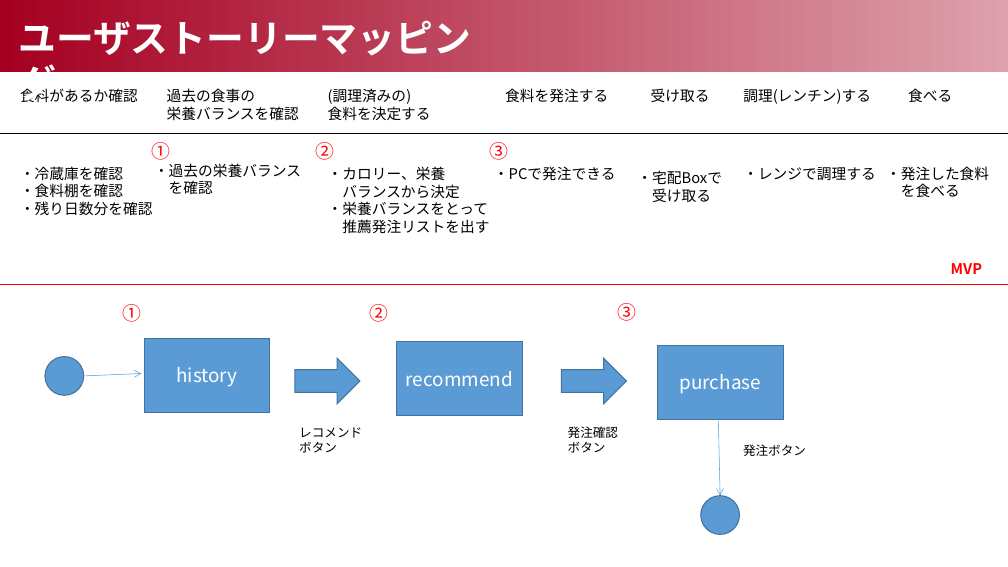
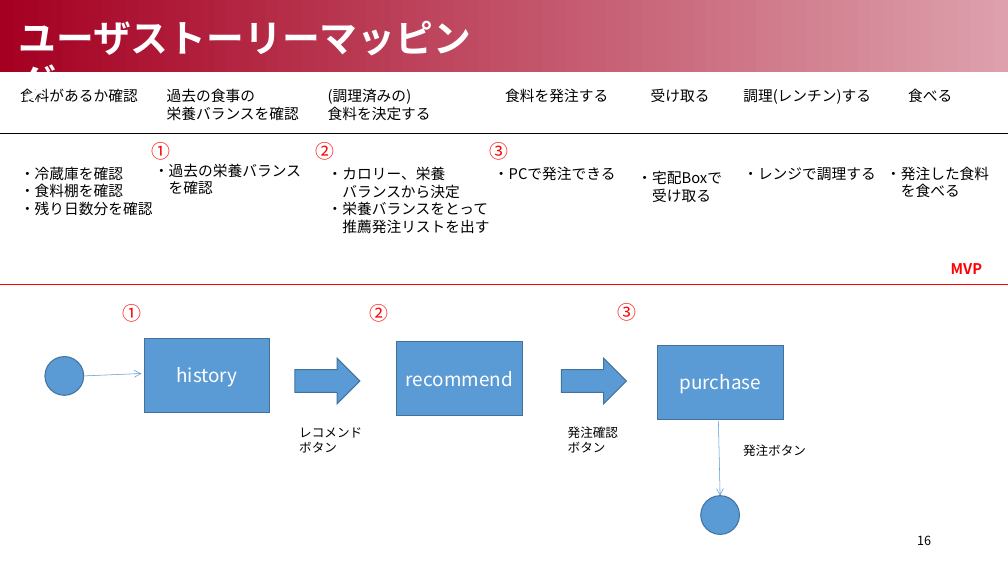
Before and after one commit to Smart-SE/sse2019-group5, a slide deck: slide 17 of spec/K1_group5_Presentation.pptx (slide 13 before the commit). Drawn at 1008x567 pixels with LibreOffice and Linux fonts; fonts in the diff are those of the drawing. Boxes give left, top, right and bottom in pixels: in the first picture for what was removed or moved away, otherwise in the second. Text is boxed around its words. In the diff, an @@ line names an element or a change of style, - is before the commit and + after.

```diff
--- a/spec/K1_group5_Presentation.pptx
+++ b/spec/K1_group5_Presentation.pptx
@@ page number added at box(917, 535, 931, 545), 12 pt, text #000000 @@
+16
```
Also in this commit, not shown: 11 other slides changed, 7 slides added.
